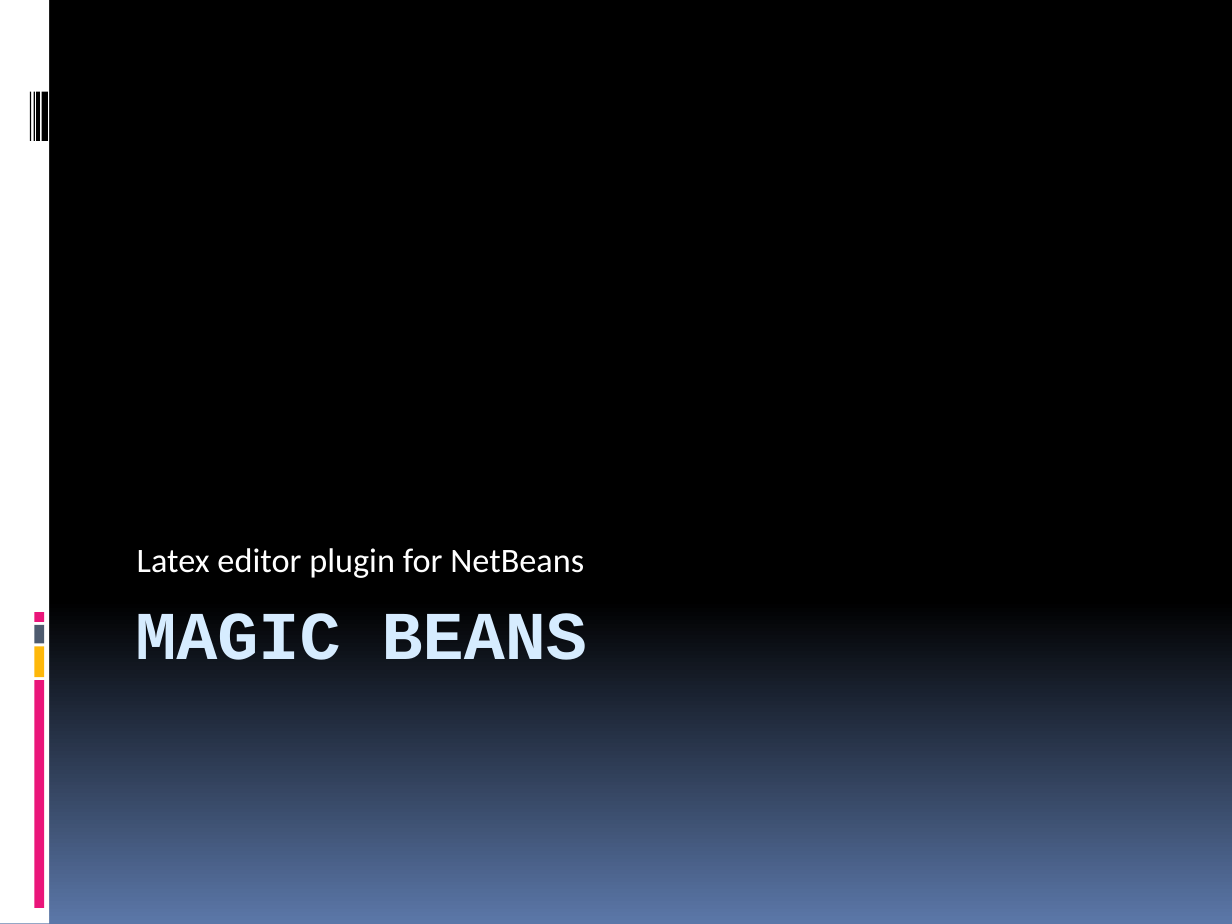
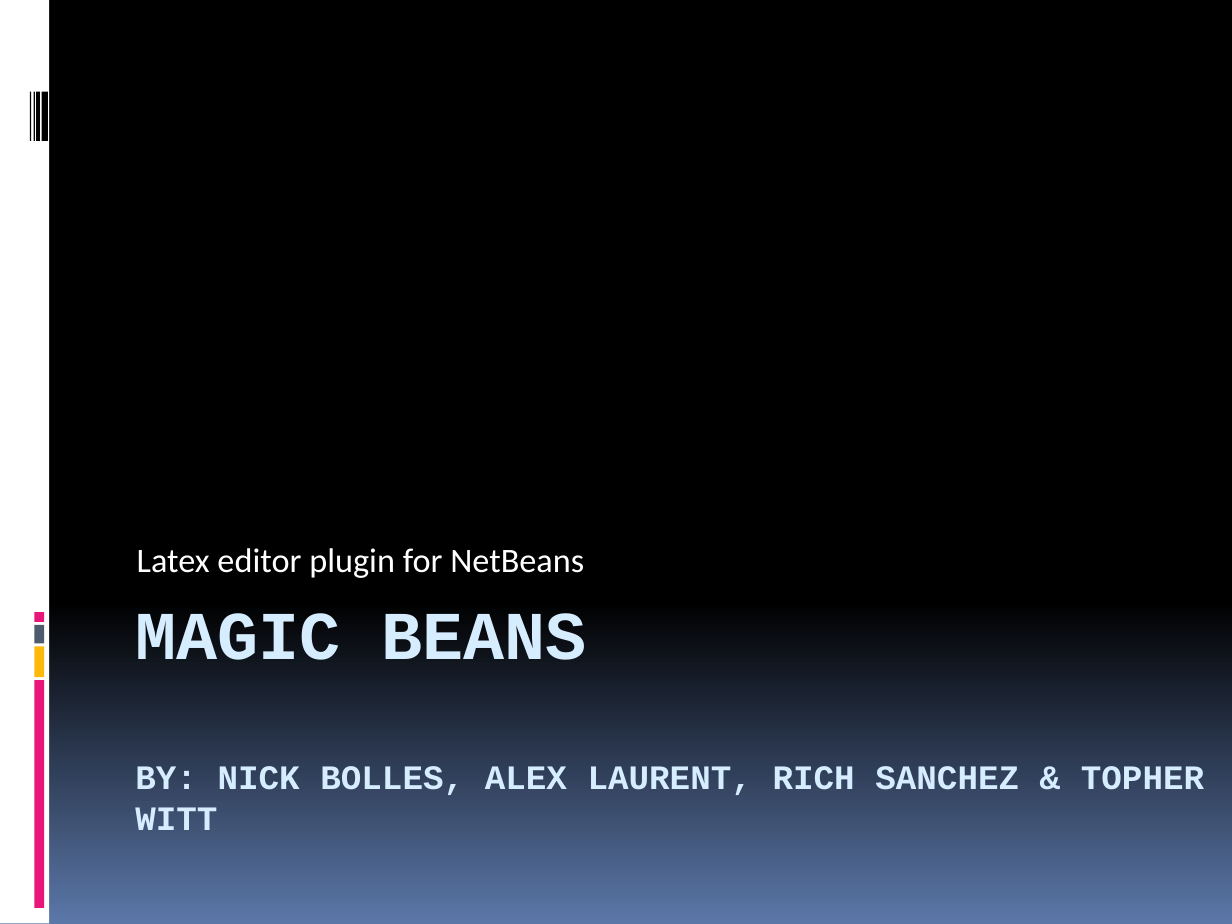
Before and after one commit to uwwcs476-magic-beans/Magic_Beans, a slide deck: slide 1 of Magic Beans Presentation.pptx. Drawn at 1232x924 pixels with LibreOffice and Linux fonts; fonts in the diff are those of the drawing. Boxes give left, top, right and bottom in pixels: in the first picture for what was removed or moved away, otherwise in the second. Text is boxed around its words. In the diff, an @@ line names an element or a change of style, - is before the commit and + after.

Commit message:
Add names to title slide

```diff
--- a/Magic Beans Presentation.pptx
+++ b/Magic Beans Presentation.pptx
@@ title at (x1=135, y1=613, x2=1204, y2=830): text changed; size 40 to 20 pt @@
-MAGIC BEANS
+MAGIC BEANS
+BY: NICK BOLLES, ALEX LAURENT, RICH SANCHEZ & TOPHER WITT
```
